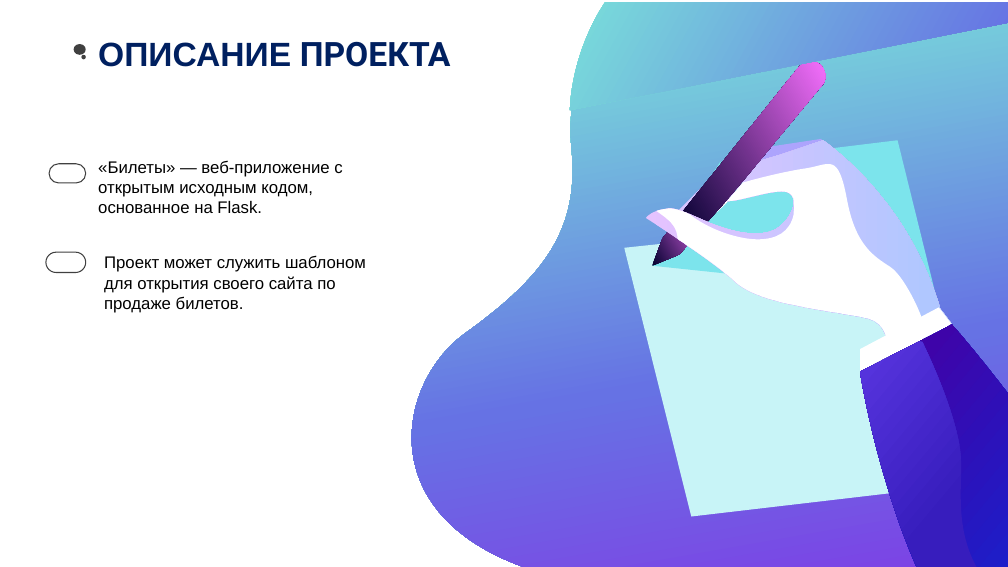
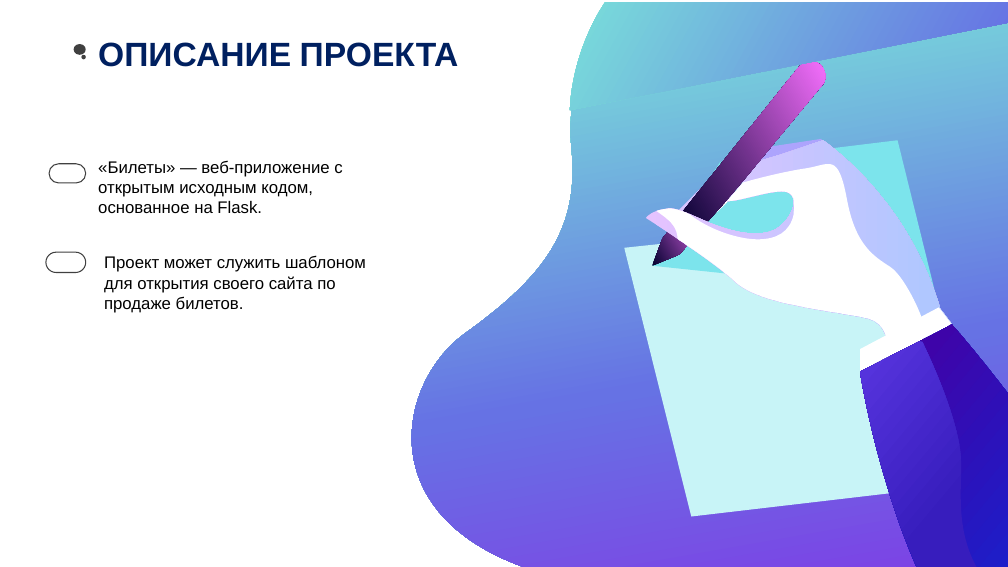
Before and after one commit to germanivanov0719/Yandex3, a slide deck: slide 2 of Docs/Сайт.pptx. Drawn at 1008x567 pixels with LibreOffice and Linux fonts; fonts in the diff are those of the drawing. Boxes give left, top, right and bottom in pixels: in the first picture for what was removed or moved away, otherwise in the second. Text is boxed around its words. In the diff, an @@ line names an element or a change of style, - is before the commit and + after.

```diff
--- a/Docs/Сайт.pptx
+++ b/Docs/Сайт.pptx
@@ text "ОПИСАНИЕ ПРОЕКТА" at (x1=98, y1=42, x2=459, y2=67): font Roboto to Arial in "ПРОЕКТА" @@
```
Also in this commit, not shown: 3 other files.
